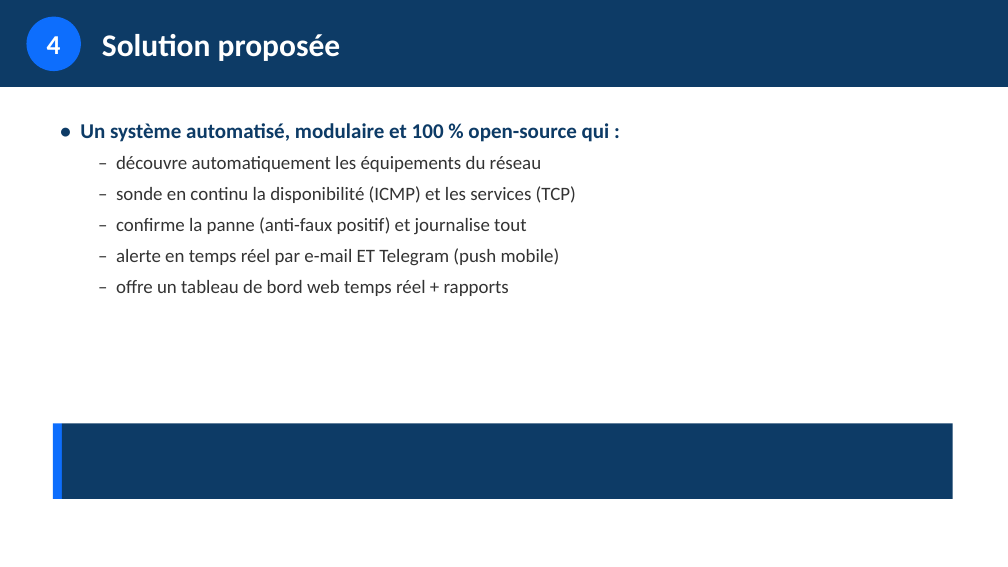
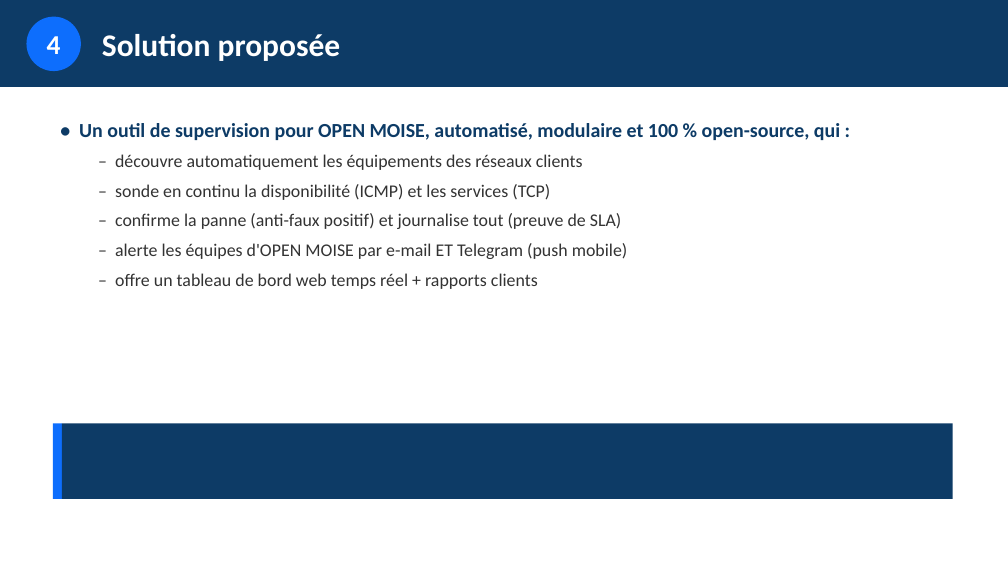
Before and after one commit to esperanceykouassi-bit/Supervision-reseau, a slide deck: slide 10 of soutenance/presentation-projet.pptx. Drawn at 1008x567 pixels with LibreOffice and Linux fonts; fonts in the diff are those of the drawing. Boxes give left, top, right and bottom in pixels: in the first picture for what was removed or moved away, otherwise in the second. Text is boxed around its words. In the diff, an @@ line names an element or a change of style, - is before the commit and + after.

```diff
--- a/soutenance/presentation-projet.pptx
+++ b/soutenance/presentation-projet.pptx
@@ text at (79,123,840,170): text changed; size 20 to 19 pt @@
-• Un système automatisé, modulaire et 100 % open-source qui :
-  – découvre automatiquement les équipements du réseau
+• Un outil de supervision pour OPEN MOISE, automatisé, modulaire et 100 % open-source, qui :
+  – découvre automatiquement les équipements des réseaux clients
@@ text at (115,184,550,200): size 18 to 17 pt in "– sonde en continu la disponibilité (ICMP) ..." @@
@@ text at (115,213,628,289): text changed; size 18 to 17 pt @@
-  – confirme la panne (anti-faux positif) et journalise tout
-  – alerte en temps réel par e-mail ET Telegram (push mobile)
-  – offre un tableau de bord web temps réel + rapports
+  – confirme la panne (anti-faux positif) et journalise tout (preuve de SLA)
+  – alerte les équipes d'OPEN MOISE par e-mail ET Telegram (push mobile)
+  – offre un tableau de bord web temps réel + rapports clients
```
Also in this commit, not shown: 15 other slides changed, 1 slide added, 1 slide removed, 2 other files.
